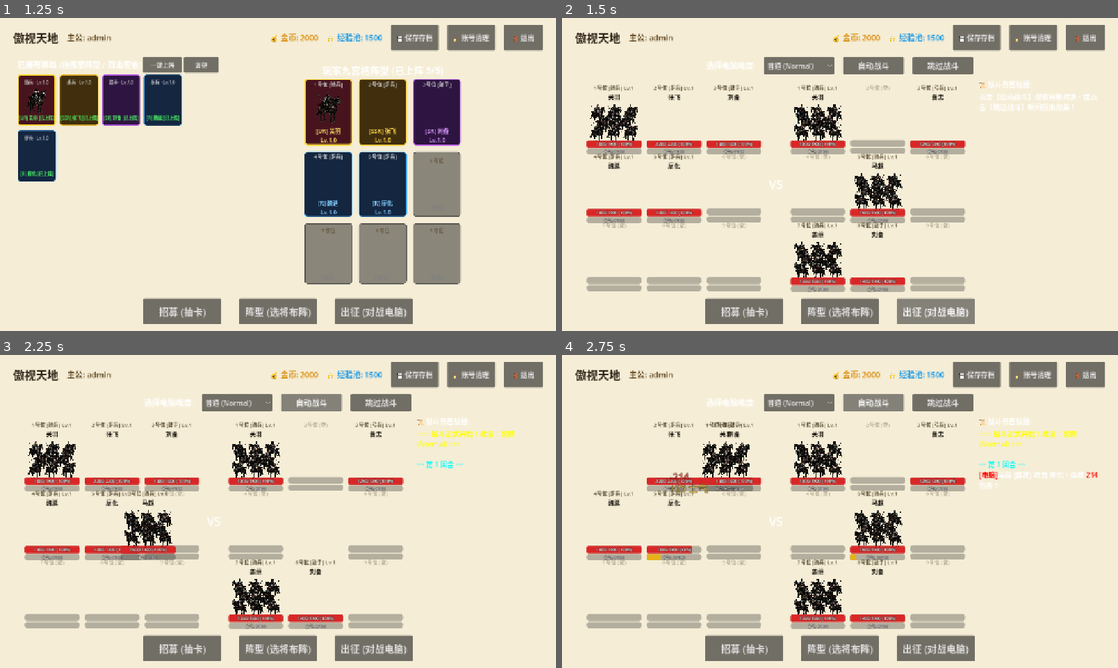
Above: before the commit, frames 1-4 (two rows, left to right).
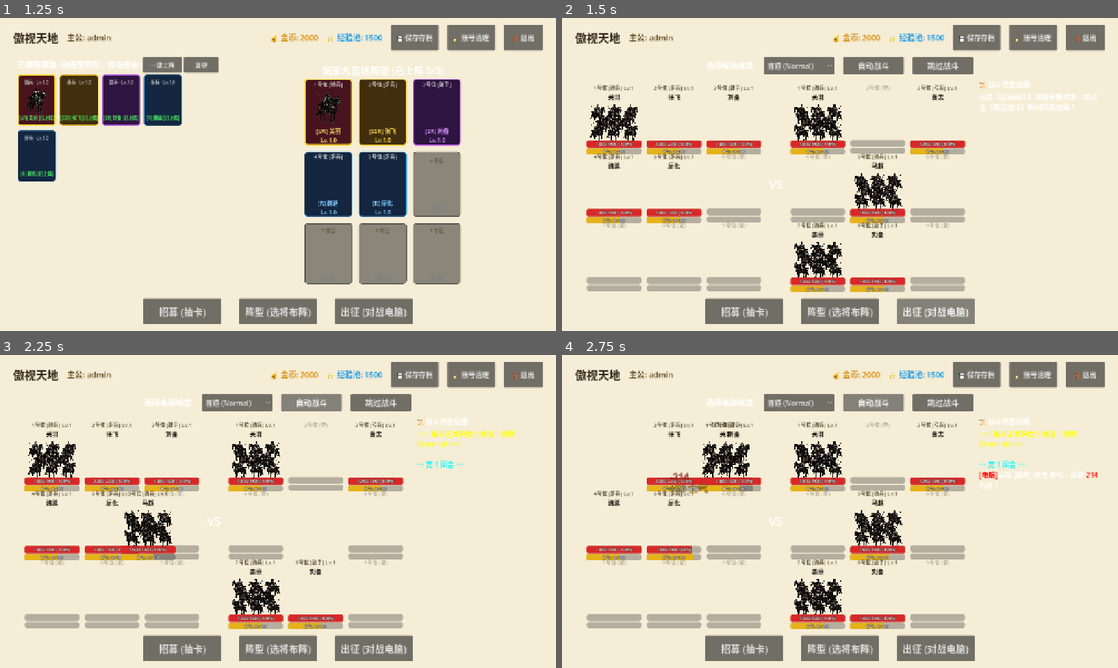
Above: after the commit, the same moments.

Repository: 869402559-cmyk/NineGridCardGame
Game: Godot game, scene res://scenes/LoginUI.tscn
The game is run twice, just before and just after one commit, with the same random seed, the same clock (stepped at 60 frames per second) and the same inputs.
Inputs:
- Up to frame 1 (1.25 s): click "进入游戏" at 0.5 s
- Up to frame 2 (1.5 s): click "出征 (对战电脑)" at 1.25 s
- Up to frame 3 (2.25 s): click "自动战斗" at 2 s
- Up to frame 4 (2.75 s): no input

Frame 1 is identical in both runs. In frame 2, 1.2% of the frame differs, in the area x 4-70%, y 41-88%; in frame 3, 1.2%; in frame 4, 1.1%.

Commit message:
fix: set initial morale to 60, max morale to 120, skill trigger threshold at 100

Diff:
--- a/scripts/BattleUI.gd
+++ b/scripts/BattleUI.gd
@@ -26,7 +26,7 @@
 	var evade_rate: float = 0.05 # 闪避率
 	var bonus_target: String = "无"
 	var bonus_rate: float = 0.0
-	var mp: int = 0
+	var mp: int = 60 # 初始士气固定为 60
 	var troop_name: String
 	var troop_type: String
 	var atk_type: String
@@ -173,8 +173,8 @@
 	mp_bar.name = "MpBar"
 	mp_bar.custom_minimum_size = Vector2(0, 14)
 	mp_bar.show_percentage = false
-	mp_bar.max_value = 100
-	mp_bar.value = 0
+	mp_bar.max_value = 120
+	mp_bar.value = 60
 	var mp_style = StyleBoxFlat.new()
 	mp_style.bg_color = Color(0.9, 0.7, 0.1)
 	mp_style.set_corner_radius_all(2)
@@ -182,7 +182,7 @@
 
 	var mp_lbl = Label.new()
 	mp_lbl.name = "MpLbl"
-	mp_lbl.text = "士气: 0/100"
+	mp_lbl.text = "士气: 60/120"
 	mp_lbl.horizontal_alignment = HORIZONTAL_ALIGNMENT_CENTER
 	mp_lbl.vertical_alignment = VERTICAL_ALIGNMENT_CENTER
 	mp_lbl.set_anchors_preset(PRESET_FULL_RECT)
@@ -265,7 +265,7 @@
 				u.evade_rate = combined["evade_rate"]
 				u.bonus_target = combined.get("bonus_target", "无")
 				u.bonus_rate = combined.get("bonus_rate", 0.0)
-				u.mp = 0
+				u.mp = 60 # 初始开局固定 60 士气
 				u.troop_name = combined["troop_name"]
 				u.troop_type = combined["troop_type"]
 				u.atk_type = combined["atk_type"]
@@ -297,7 +297,7 @@
 			u.evade_rate = combined["evade_rate"]
 			u.bonus_target = combined.get("bonus_target", "无")
 			u.bonus_rate = combined.get("bonus_rate", 0.0)
-			u.mp = 0
+			u.mp = 60 # 初始开局固定 60 士气
 			u.troop_name = combined["troop_name"]
 			u.troop_type = combined["troop_type"]
 			u.atk_type = combined["atk_type"]
@@ -449,9 +449,9 @@
 			for p in side_dict.keys():
 				var ally = side_dict[p] as BattleUnit
 				if ally.is_alive():
-					ally.mp = min(100, ally.mp + 60)
-		else:
-			attacker.mp = min(100, attacker.mp + 10) # 鼓手自己普攻加10士气
+					ally.mp = min(120, ally.mp + 60)
+		else:
+			attacker.mp = min(120, attacker.mp + 10) # 鼓手自己普攻加10士气
 			var side_dict = player_units if attacker.is_player else enemy_units
 			var candidates = []
 			for p in side_dict.keys():
@@ -460,7 +460,7 @@
 					candidates.append(ally)
 			if candidates.size() > 0:
 				var chosen = candidates[randi() % candidates.size()]
-				chosen.mp = min(100, chosen.mp + 35)
+				chosen.mp = min(120, chosen.mp + 35)
 				append_log(atk_tag + attacker.name + " 擂鼓助威，为队友 [color=yellow]" + chosen.name + "[/color] 增加了 35 点士气！")
 		return
 
@@ -477,7 +477,7 @@
 		else:
 			append_log(atk_tag + attacker.name + " 释放战法 [color=orange]【" + attacker.skill_name + "】[/color] 攻击 " + target.name + "，造成 [color=red]" + str(damage) + "[/color] 战法伤害！")
 
-		target.mp = min(100, target.mp + 25) # 受击加 25 士气
+		target.mp = min(120, target.mp + 25) # 受击加 25 士气
 		target.current_hp = max(0, target.current_hp - damage)
 		if not target.is_alive():
 			append_log("[color=gray]" + target.name + " 阵亡！[/color]")
@@ -486,11 +486,11 @@
 	# 3. 普通攻击：判断闪避
 	if randf() < target.evade_rate:
 		append_log(atk_tag + attacker.name + " 攻击 " + target.name + "，但被敌方 [color=cyan]【" + target.troop_name + "】[/color] 成功 [color=cyan]闪避 (MISS)[/color]！")
-		attacker.mp = min(100, attacker.mp + 10) # 普攻未命中也增加 10 士气
+		attacker.mp = min(120, attacker.mp + 10) # 普攻未命中也增加 10 士气
 		return
 
 	# 4. 普通攻击命中结算
-	attacker.mp = min(100, attacker.mp + 10) # 普攻加 10 士气
+	attacker.mp = min(120, attacker.mp + 10) # 普攻加 10 士气
 	var base_dmg = (attacker.atk * 1.5) - (target.def * 0.8)
 	var damage = max(10, int(base_dmg * (0.9 + randf() * 0.2)))
 
@@ -501,7 +501,7 @@
 	else:
 		append_log(atk_tag + attacker.name + " [普攻] 攻击 " + target.name + "，造成 [color=red]" + str(damage) + "[/color] 伤害！")
 
-	target.mp = min(100, target.mp + 25) # 受击加 25 士气
+	target.mp = min(120, target.mp + 25) # 受击加 25 士气
 	target.current_hp = max(0, target.current_hp - damage)
 	if not target.is_alive():
 		append_log("[color=gray]" + target.name + " 阵亡！[/color]")
@@ -536,14 +536,14 @@
 			for p in side_dict.keys():
 				var ally = side_dict[p] as BattleUnit
 				if ally.is_alive():
-					ally.mp = min(100, ally.mp + 60)
+					ally.mp = min(120, ally.mp + 60)
 					spawn_floating_text(ally.ui_card.global_position + Vector2(20, 10), "+60 士气", Color(1.0, 0.9, 0.2))
 
 			render_all_cards()
 			await get_tree().create_timer(0.3).timeout
 			return
 		else:
-			attacker.mp = min(100, attacker.mp + 10)
+			attacker.mp = min(120, attacker.mp + 10)
 			var side_dict = player_units if attacker.is_player else enemy_units
 			var candidates = []
 			for p in side_dict.keys():
@@ -553,7 +553,7 @@
 
 			if candidates.size() > 0:
 				var chosen = candidates[randi() % candidates.size()]
-				chosen.mp = min(100, chosen.mp + 35)
+				chosen.mp = min(120, chosen.mp + 35)
 				append_log(atk_tag + attacker.name + " 擂鼓助威，为队友 [color=yellow]" + chosen.name + "[/color] 增加了 35 点士气！")
 				spawn_floating_text(atk_card.global_position + Vector2(20, -15), "擂鼓助威", Color(0.9, 0.8, 0.2))
 				spawn_floating_text(chosen.ui_card.global_position + Vector2(20, 10), "+35 士气", Color(1.0, 0.9, 0.2))
@@ -601,7 +601,7 @@
 	# 3. 判定闪避 (MISS) —— 闪避向后退并浮出大 MISS 飘字
 	# ----------------------------------------------------
 	if not is_skill and randf() < target.evade_rate:
-		attacker.mp = min(100, attacker.mp + 10)
+		attacker.mp = min(120, attacker.mp + 10)
 		append_log(atk_tag + attacker.name + " 攻击 " + target.name + "，被 [color=cyan]【" + target.troop_name + "】[/color] 成功 [color=cyan]闪避 (MISS)[/color]！")
 
 		# 闪避受击方动作：向后退一下
@@ -635,7 +635,7 @@
 		else:
 			append_log(atk_tag + attacker.name + " 释放战法 [color=orange]【" + attacker.skill_name + "】[/color] 攻击 " + target.name + "，造成 [color=red]" + str(damage) + "[/color] 战法伤害！")
 	else:
-		attacker.mp = min(100, attacker.mp + 10)
+		attacker.mp = min(120, attacker.mp + 10)
 		var base_dmg = (attacker.atk * 1.5) - (target.def * 0.8)
 		damage = max(10, int(base_dmg * (0.9 + randf() * 0.2)))
 		if attacker.bonus_target != "无" and attacker.bonus_target == target.troop_type:
@@ -644,7 +644,7 @@
 		else:
 			append_log(atk_tag + attacker.name + " [普攻] 攻击 " + target.name + "，造成 [color=red]" + str(damage) + "[/color] 伤害！")
 
-	target.mp = min(100, target.mp + 25) # 受击 +25 士气
+	target.mp = min(120, target.mp + 25) # 受击 +25 士气
 	target.current_hp = max(0, target.current_hp - damage)
 
 	spawn_floating_text(tgt_card.global_position + Vector2(25, -10), "-" + str(damage), Color(1.0, 0.25, 0.2))
Not shown, changed: PROJECT_STATUS.md
